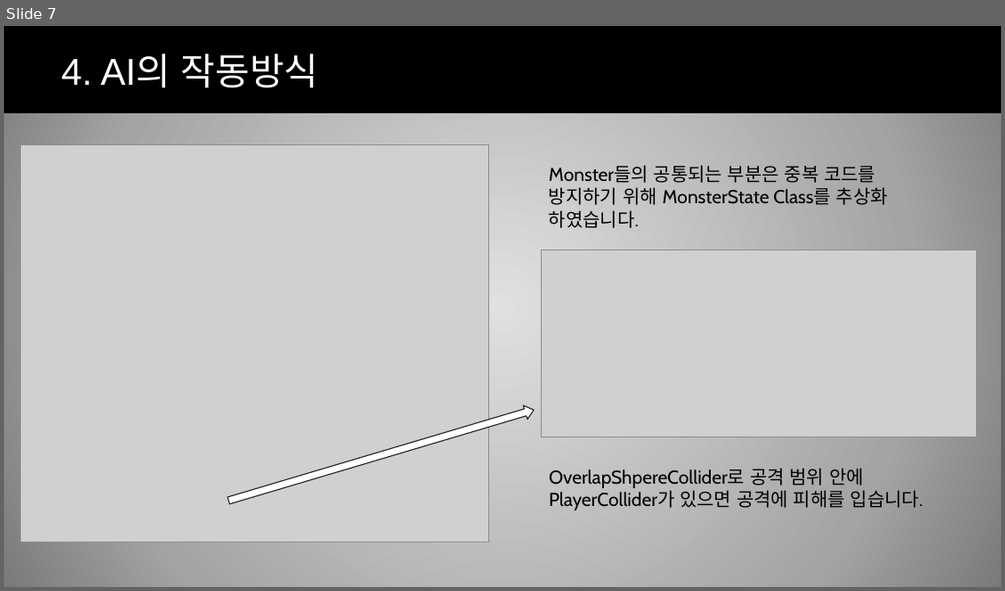
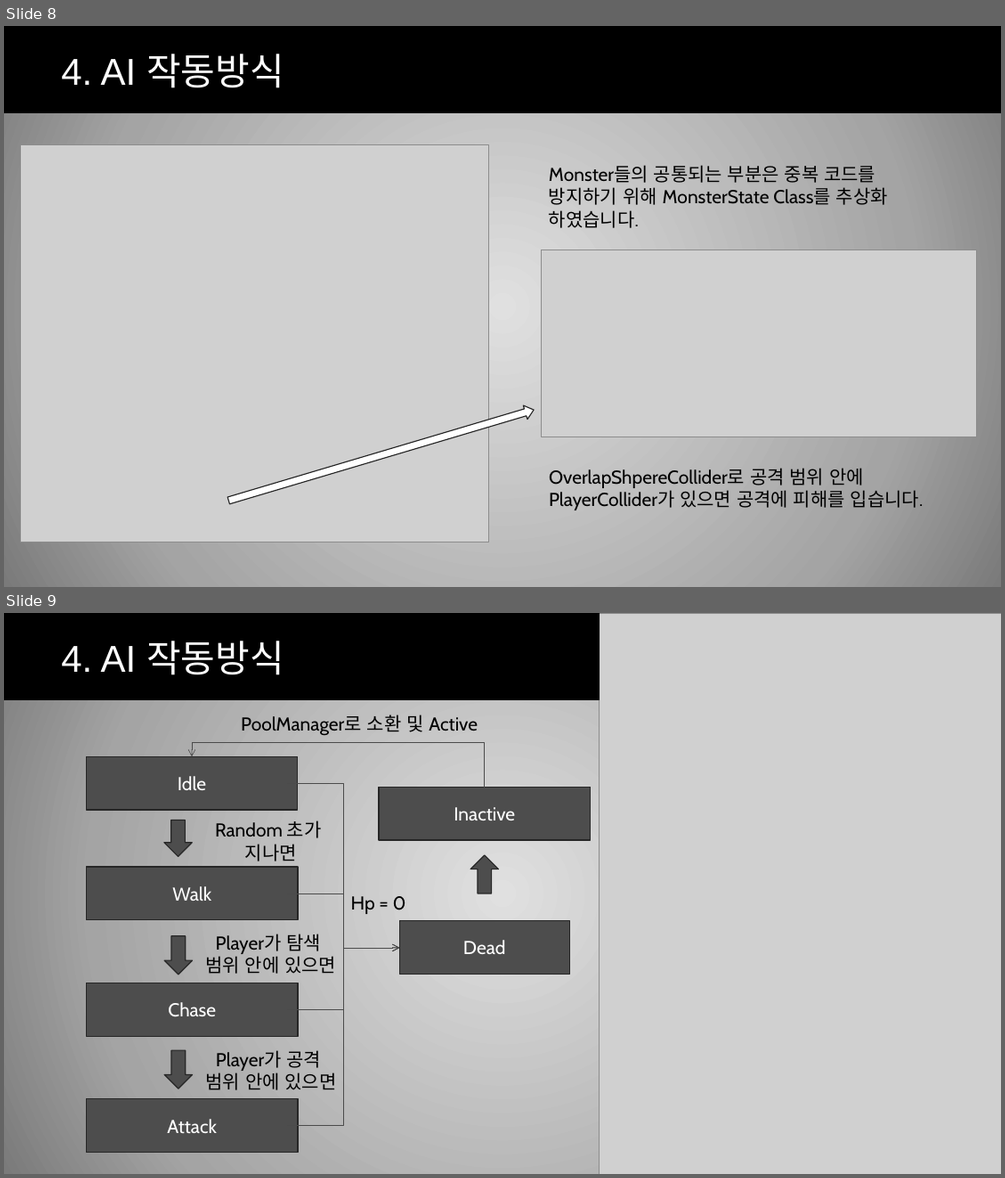
Before and after one commit to hyungun26/TheDarkest, a slide deck: The Darkest ppt.pptx. Shown one above the other, each under a label of ours: slide 7 before the commit, slides 8 and 9 after it. The pictures are 1005x591 and 1005x1178 pixels, drawn with LibreOffice and Linux fonts; fonts in the diff are those of the drawing; grey boxes stand for pictures; background and template pictures are left out. Boxes give left, top, right and bottom in pixels: in the first picture for what was removed or moved away, otherwise in the second. Text is boxed around its words. In the diff, an @@ line names an element or a change of style, - is before the commit and + after.

```diff
--- a/The Darkest ppt.pptx
+++ b/The Darkest ppt.pptx
@@ slide 9 added at (x1=4, y1=613, x2=1001, y2=1174), background gradient #E1E1E1 to #A5A5A5 to #7A7A7A; not listed: 1 template element that a slide beside it also shows @@
@@ rectangle added at (x1=551, y1=613, x2=599, y2=699), fill #000000, outline #000000 1 pt @@
@@ picture added at (x1=599, y1=613, x2=1001, y2=1174) @@
@@ title added at (x1=61, y1=641, x2=284, y2=675), 36 pt, text #FFFFFF @@
+4. AI 작동방식
@@ text added at (x1=241, y1=714, x2=477, y2=735), 18 pt, text #000000 @@
+PoolManager로 소환 및 Active
@@ elbow arrow added from (485, 787) to (192, 756), #4B4B4B 0.5 pt @@
@@ rectangle added at (x1=86, y1=756, x2=298, y2=810), fill #4D4D4D, outline #262626 1 pt, 18 pt, text #FFFFFF @@
+Idle
@@ elbow arrow added from (287, 784) to (399, 948), #4B4B4B 0.5 pt @@
@@ rectangle added at (x1=379, y1=787, x2=591, y2=840), fill #4D4D4D, outline #262626 1 pt, 18 pt, text #FFFFFF @@
+Inactive
@@ down arrow added at (x1=164, y1=820, x2=192, y2=857), fill #4D4D4D, outline #262626 1 pt @@
@@ text added at (x1=215, y1=820, x2=322, y2=861), 18 pt, text #000000 @@
+Random 초가
+지나면
@@ rectangle added at (x1=86, y1=867, x2=298, y2=919), fill #4D4D4D, outline #262626 1 pt, 18 pt, text #FFFFFF @@
+Walk
@@ down arrow added at (x1=470, y1=855, x2=498, y2=893), fill #4D4D4D, outline #262626 1 pt @@
@@ elbow arrow added from (287, 893) to (399, 948), #4B4B4B 0.5 pt @@
@@ text added at (x1=351, y1=896, x2=406, y2=914), 18 pt, text #000000 @@
+Hp = 0
@@ rectangle added at (x1=399, y1=920, x2=569, y2=973), fill #4D4D4D, outline #262626 1 pt, 18 pt, text #FFFFFF @@
+Dead
@@ down arrow added at (x1=165, y1=936, x2=193, y2=974), fill #4D4D4D, outline #262626 1 pt @@
@@ text added at (x1=205, y1=933, x2=336, y2=973), 18 pt, text #000000 @@
+Player가 탐색
+범위 안에 있으면
@@ elbow arrow added from (287, 1009) to (399, 948), #4B4B4B 0.5 pt @@
@@ elbow arrow added from (287, 1126) to (399, 948), #4B4B4B 0.5 pt @@
@@ rectangle added at (x1=86, y1=983, x2=298, y2=1037), fill #4D4D4D, outline #262626 1 pt, 18 pt, text #FFFFFF @@
+Chase
@@ down arrow added at (x1=165, y1=1051, x2=193, y2=1088), fill #4D4D4D, outline #262626 1 pt @@
@@ text added at (x1=206, y1=1050, x2=337, y2=1090), 18 pt, text #000000 @@
+Player가 공격
+범위 안에 있으면
@@ rectangle added at (x1=86, y1=1099, x2=298, y2=1152), fill #4D4D4D, outline #262626 1 pt, 18 pt, text #FFFFFF @@
+Attack
@@ what was slide 7 is now slide 8 @@
@@ slide 8 changed as well @@
@@ title at (x1=61, y1=54, x2=284, y2=88): text changed @@
-4. AI의 작동방식
+4. AI 작동방식
```
Also in this commit, not shown: 8 other slides changed, 1 other slide added, 2 other files.
